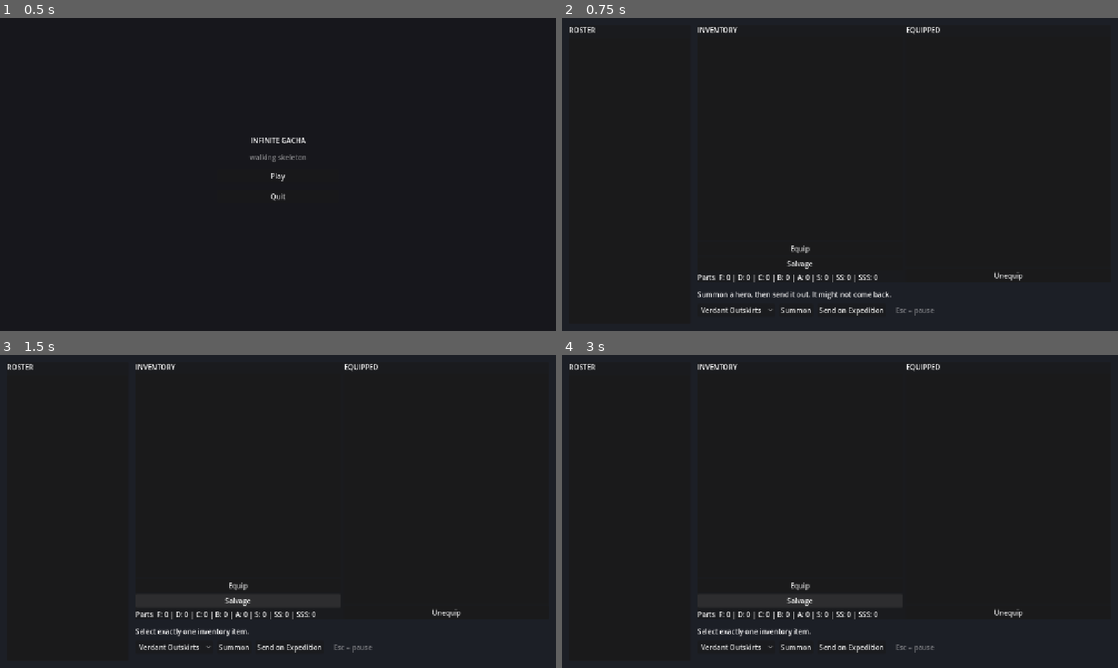
Above: before the commit, frames 1-4 (two rows, left to right).
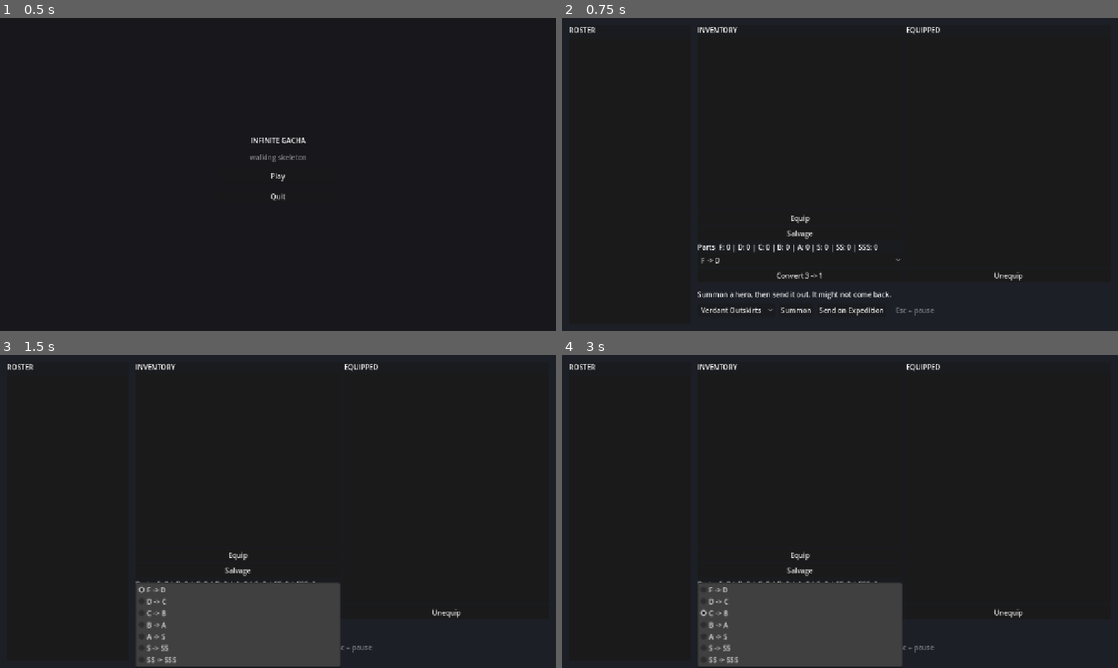
Above: after the commit, the same moments.

Repository: Joony117/Hearthbound
Game: Godot game, scene res://ui/main_menu.tscn
The game is run twice, just before and just after one commit, with the same random seed, the same clock (stepped at 60 frames per second) and the same inputs.
Inputs (mouse positions are in pixels of both pictures, inside the frame that each line leads up to):
- Up to frame 1 (0.5 s): no input
- Up to frame 2 (0.75 s): click "Play" at 0.5 s
- Up to frame 3 (1.5 s): click (239, 596) at 1.25 s, where only the run after the commit has a clickable "F -> D"
- Up to frame 4 (3 s): click (801, 611) at 2 s, where only the run after the commit has a clickable "Convert 3 -> 1"; click (801, 596) at 2.75 s, where only the run after the commit has a clickable "C -> B"

Frame 1 is identical in both runs. In frame 2, 0.9% of the frame differs, in the area x 24-61%, y 63-85%; in frame 3, 8.3%, in the area x 24-62%, y 63-100%; in frame 4, 8.3%.

Commit message:
feat: three parts of a rank fuse into one of the next
SYSTEMS.md's material economy is one rule -- 3 parts of rank N convert to 1
part of rank N+1 -- and parts have existed since P2-05d with nothing to spend
them on. GameSession.convert_parts() spends and credits; a rank selector under
the Parts label in the Inventory column drives it.

Sited there rather than at the Forge on purpose: the Forge is a MeshInstance3D
with no panel until P2-07, so siting it there today means inventing that panel
inside this ticket. Parts display in the Inventory column, so the action sits
where its currency already is and P2-07 moves both together.

The guard is a plain early return, not an assert() -- P2-05d shipped that
mistake once and asserts are stripped from release exports. Rank 7 (SSS)
refuses structurally: there is nothing above it to credit.

save_roundtrip_check.gd converts without calling save explicitly, so the leg
fails if convert_parts ever drops its roster_changed.emit() -- an in-memory
test would pass either way, which is what reopened P2-04e.

Co-Authored-By: Claude Opus 5 <noreply@anthropic.com>

Diff:
--- a/hub/hub.gd
+++ b/hub/hub.gd
@@ -11,6 +11,7 @@
 @onready var _roster_list: ItemList = %RosterList
 @onready var _inventory_list: ItemList = %InventoryList
 @onready var _parts: Label = %Parts
+@onready var _convert_rank_option: OptionButton = %ConvertRankOption
 @onready var _equipped_list: ItemList = %EquippedList
 @onready var _zone_option: OptionButton = %ZoneOption
 @onready var _status: Label = %Status
@@ -27,6 +28,7 @@
 	_refresh_inventory()
 	_refresh_parts()
 	_refresh_equipped()
+	_populate_convert_ranks()
 	_populate_zones()
 	_refresh_zone_unlocks()
 	_status.text = "Summon a hero, then send it out. It might not come back."
@@ -105,6 +107,13 @@
 	for zone: ZoneDefinition in EXPEDITION_ZONES:
 		_zone_option.add_item(zone.display_name)
 		_zone_option.set_item_metadata(_zone_option.item_count - 1, zone)
+
+
+func _populate_convert_ranks() -> void:
+	_convert_rank_option.clear()
+	for rank_index: int in GameSession.parts.size() - 1:
+		_convert_rank_option.add_item("%s -> %s" % [BALANCE.rank_names[rank_index], BALANCE.rank_names[rank_index + 1]])
+		_convert_rank_option.set_item_metadata(_convert_rank_option.item_count - 1, rank_index)
 
 
 func _refresh_zone_unlocks() -> void:
@@ -171,6 +180,15 @@
 	var rank_label: String = item.rank_label(BALANCE)
 	GameSession.salvage_item(item)
 	_status.text = "Salvaged %s item into 3 %s parts." % [rank_label, rank_label]
+
+
+func _on_convert_pressed() -> void:
+	var selected_rank: int = _convert_rank_option.get_item_metadata(_convert_rank_option.selected) as int
+	var rank_label: String = BALANCE.rank_names[selected_rank]
+	if GameSession.convert_parts(selected_rank):
+		_status.text = "Converted 3 %s parts into 1 %s part." % [rank_label, BALANCE.rank_names[selected_rank + 1]]
+	else:
+		_status.text = "Need 3 %s parts to convert." % rank_label
 
 
 func _on_unequip_pressed() -> void:
--- a/hub/hub.tscn
+++ b/hub/hub.tscn
@@ -164,6 +164,14 @@
 layout_mode = 2
 text = "Parts"
 autowrap_mode = 2
+
+[node name="ConvertRankOption" type="OptionButton" parent="UI/Root/EquipmentPanel/Columns/Inventory"]
+unique_name_in_owner = true
+layout_mode = 2
+
+[node name="Convert" type="Button" parent="UI/Root/EquipmentPanel/Columns/Inventory"]
+layout_mode = 2
+text = "Convert 3 -> 1"
 
 [node name="Equipped" type="VBoxContainer" parent="UI/Root/EquipmentPanel/Columns"]
 layout_mode = 2
@@ -229,6 +237,7 @@
 [connection signal="multi_selected" from="UI/Root/RosterPanel/VBox/RosterList" to="." method="_on_roster_list_multi_selected"]
 [connection signal="pressed" from="UI/Root/EquipmentPanel/Columns/Inventory/Equip" to="." method="_on_equip_pressed"]
 [connection signal="pressed" from="UI/Root/EquipmentPanel/Columns/Inventory/Salvage" to="." method="_on_salvage_pressed"]
+[connection signal="pressed" from="UI/Root/EquipmentPanel/Columns/Inventory/Convert" to="." method="_on_convert_pressed"]
 [connection signal="pressed" from="UI/Root/EquipmentPanel/Columns/Equipped/Unequip" to="." method="_on_unequip_pressed"]
 [connection signal="pressed" from="UI/Root/Bottom/Buttons/Summon" to="." method="_on_summon_pressed"]
 [connection signal="pressed" from="UI/Root/Bottom/Buttons/Expedition" to="." method="_on_expedition_pressed"]
--- a/systems/game_session.gd
+++ b/systems/game_session.gd
@@ -64,6 +64,15 @@
 	# or credit the wrong rank (negative, since GDScript indexes arrays from the end).
 	parts[clampi(item.rank, 0, parts.size() - 1)] += 3
 	roster_changed.emit()
+
+
+func convert_parts(rank: int) -> bool:
+	if rank < 0 or rank >= parts.size() - 1 or parts[rank] < 3:
+		return false
+	parts[rank] -= 3
+	parts[rank + 1] += 1
+	roster_changed.emit()
+	return true
 
 
 func mark_zone_cleared(zone_id: StringName) -> void:
--- a/tests/save_roundtrip_check.gd
+++ b/tests/save_roundtrip_check.gd
@@ -55,7 +55,7 @@
 	if restore_code != 0:
 		exit_code = restore_code
 	if exit_code == 0:
-		print("PASS: legacy and malformed def_id compatibility, both new-format def_ids, roster, parts, permadeath, save version %d, and byte-identical restoration passed." % _save_version)
+		print("PASS: legacy and malformed def_id compatibility, both new-format def_ids, roster, parts, part conversion, permadeath, save version %d, and byte-identical restoration passed." % _save_version)
 	quit(exit_code)
 
 
@@ -173,6 +173,34 @@
 		var loaded_expected: int = 3 if rank_index == SALVAGED_ITEM_RANK else 0
 		if _parts()[rank_index] != loaded_expected:
 			return _fail("parts after disk reload at rank %d" % rank_index, str(loaded_expected), str(_parts()[rank_index]))
+
+	if not _game_session.call("convert_parts", SALVAGED_ITEM_RANK):
+		return _fail("part conversion", "convert_parts() == true", "convert_parts() == false")
+	# Do not save explicitly: conversion must persist through roster_changed's autosave.
+	save_file = FileAccess.open(_save_path, FileAccess.READ)
+	if save_file == null:
+		return _fail("converted parts raw save file open", "readable", error_string(FileAccess.get_open_error()))
+	parsed = JSON.parse_string(save_file.get_as_text())
+	if parsed is not Dictionary:
+		return _fail("converted parts raw save JSON top level", "Dictionary", type_string(typeof(parsed)))
+	raw_parts = (parsed as Dictionary).get("parts")
+	if raw_parts is not Array:
+		return _fail("converted raw save JSON parts shape", "Array", type_string(typeof(raw_parts)))
+	raw_parts_array = raw_parts as Array
+	if raw_parts_array.size() != _parts().size():
+		return _fail("converted raw save JSON parts rank count", str(_parts().size()), str(raw_parts_array.size()))
+	for rank_index: int in _parts().size():
+		var converted_raw_expected: int = 1 if rank_index == SALVAGED_ITEM_RANK + 1 else 0
+		if int(raw_parts_array[rank_index]) != converted_raw_expected:
+			return _fail("converted raw save JSON parts at rank %d" % rank_index, str(converted_raw_expected), str(raw_parts_array[rank_index]))
+
+	_parts().fill(0)
+	if not _save_service.call("load_game"):
+		return _fail("converted parts disk reload", "load_game() == true", "load_game() == false")
+	for rank_index: int in _parts().size():
+		var converted_loaded_expected: int = 1 if rank_index == SALVAGED_ITEM_RANK + 1 else 0
+		if _parts()[rank_index] != converted_loaded_expected:
+			return _fail("converted parts after disk reload at rank %d" % rank_index, str(converted_loaded_expected), str(_parts()[rank_index]))
 	return 0
 
 
--- a/tests/unit/test_equipment.gd
+++ b/tests/unit/test_equipment.gd
@@ -81,6 +81,32 @@
 
 	assert_eq(GameSession.parts[GameSession.parts.size() - 1], 3)
 	assert_eq(GameSession.parts[0], 3)
+
+
+func test_convert_parts_spends_three_parts_for_one_of_the_next_rank() -> void:
+	GameSession.parts[2] = 3
+
+	assert_true(GameSession.convert_parts(2))
+	for rank_index: int in GameSession.parts.size():
+		assert_eq(GameSession.parts[rank_index], 1 if rank_index == 3 else 0)
+
+
+func test_convert_parts_refuses_insufficient_parts_without_writing() -> void:
+	GameSession.parts[2] = 2
+	var parts_before: Array[int] = GameSession.parts.duplicate()
+
+	assert_false(GameSession.convert_parts(2))
+	assert_eq(GameSession.parts, parts_before)
+
+
+func test_convert_parts_refuses_top_and_negative_ranks_without_writing() -> void:
+	var top_rank: int = GameSession.parts.size() - 1
+	GameSession.parts[top_rank] = 3
+	var parts_before: Array[int] = GameSession.parts.duplicate()
+
+	assert_false(GameSession.convert_parts(top_rank))
+	assert_false(GameSession.convert_parts(-1))
+	assert_eq(GameSession.parts, parts_before)
 
 
 func test_kill_hero_moves_all_equipped_items_to_lost_cache() -> void:
